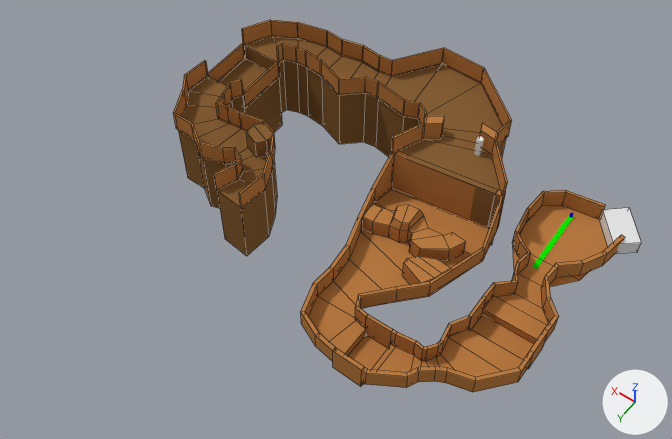
The Blender file Blender/LevelLayouts/level1Layout.blend as it was, and as the next commit left it.
Rendered twice from a 50 mm lens placed at (-48.0, 220.0, 278.0), pointed at (72.0, 51.0, 13.0). The axes (+X, +Y, +Z) are drawn at lower right. The lights are the same throughout. Mesh edges are drawn as thin lines on the coarser meshes.

The older version as bpy lines, for what is in view:
```python
ob_cube = bpy.data.objects.new('Cube', me_cube_001)
ob_cube.location = (-11.9, -11.7, 3.1)
ob_cube.rotation_euler = (0.0, 0.0, 0.699)  # degrees (0, 0, 40)
ob_cube.scale = (5.14, 8.17, 3.0)
ob_floorlayout = bpy.data.objects.new('floorLayout', me_plane_001)
ob_floorlayout.location = (0.0, 0.0, 0.0)
ob_floorlayout.scale = (15.0, 15.0, 1.0)
ob_floorlayout_001 = bpy.data.objects.new('floorLayout.001', me_plane_004)
ob_floorlayout_001.location = (0.0, 0.0, 0.0)
ob_floorlayout_001.scale = (15.0, 15.0, 1.0)
ob_floorlayout_002 = bpy.data.objects.new('floorLayout.002', me_plane_005)
ob_floorlayout_002.location = (0.0, 0.0, 0.0)
ob_floorlayout_002.scale = (15.0, 15.0, 1.0)
ob_wall3 = bpy.data.objects.new('wall3', me_cube_004)
ob_wall3.location = (46.5, 37.6, 4.0)
ob_wall3.scale = (1.0, 1.0, 4.0)
ob_walls1 = bpy.data.objects.new('walls1', me_plane_002)
ob_walls1.location = (0.0, 0.0, 0.0)
ob_walls1.scale = (15.0, 15.0, 1.0)
ob_walls2 = bpy.data.objects.new('walls2', me_plane_003)
ob_walls2.location = (0.0, 0.0, 0.0)
ob_walls2.scale = (15.0, 15.0, 1.0)
# also in view: 'FinalConsoleHavingLedge' at (111.0, 44.0, 24.0)
```
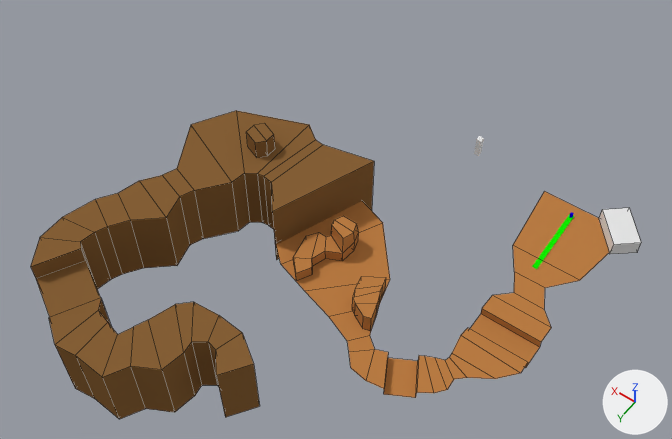
Commit message: updates to level1layout

Changed parts and their boxes [x1, y1, x2, y2] in the pictures (672 x 439 px; the box of a moved part takes in the faces that stretch with it):
'floorLayout', reshaped (34% wider, 11% shorter)
    before: [178, 36, 608, 385]
    after: [31, 110, 609, 419]
'walls1', deleted
    before: [301, 151, 625, 392]
'floorLayout.001', deleted
    before: [173, 20, 512, 197]
'wall3', reshaped, moved, turned
    before: [362, 204, 466, 285]
    after: [293, 216, 386, 331]
'walls2', deleted
    before: [355, 190, 605, 361]
'floorLayout.002', deleted
    before: [216, 43, 444, 209]
part 1 of me_cube_004, rebuilt (36% narrower, 14% taller)
    before: [362, 204, 466, 261]
    after: [293, 216, 359, 281]
part 2 of me_cube_004, added (orange)
    after: [352, 277, 386, 331]
part 3 of me_cube_004, deleted (orange)
    before: [402, 256, 450, 285]
part 4 of me_plane_001, moved or reshaped
    before: [178, 36, 506, 256]
    after: [31, 110, 374, 419]
part 5 of me_plane_001, moved or reshaped
    before: [309, 189, 523, 385]
    after: [276, 201, 528, 398]

Edits to the bpy script that builds the scene:
```text
Change me_cube_004:
    used by ob_wall3; location = (46.5, 37.6, 4.0); scale = (1.0, 1.0, 4.0)
    remove me_cube_004.from_pydata(...)  # 58 vertices, 54 faces; spans x -17.9..21.5, y -10.2..16.3, z -1.0..1.9
    add me_cube_004.from_pydata(...)  # 54 vertices, 50 faces; spans x -3.6..24.7, y -11.0..32.9, z -1.0..1.9
    me_cube_004 part 1: the loose piece of 42 vertices spanning x -15.9..21.5, y -10.2..3.6, z -0.9..1.9 is rebuilt with 34 vertices and now spans x -2.8..24.7, y -11.0..4.0, z -0.9..1.9
    me_cube_004 part 2: a new loose piece of 20 vertices spanning x -3.6..10.6, y 15.3..32.9, z -1.0..1.0, in mat_firstheight (orange #bb7d44)
    me_cube_004 part 3: the loose piece of 16 vertices spanning x -17.9..-2.9, y 3.9..16.3, z -1.0..1.0 is deleted
Change me_plane_001:
    used by ob_floorlayout; location = (0.0, 0.0, 0.0); scale = (15.0, 15.0, 1.0)
    remove me_plane_001.from_pydata(...)  # 162 vertices, 132 faces; spans x -1.0..10.2, y -2.3..6.2, z -16.4..20.2
    add me_plane_001.from_pydata(...)  # 160 vertices, 131 faces; spans x -1.0..9.9, y -1.0..9.9, z -16.4..20.2
    me_plane_001 part 4: the loose piece of 108 vertices spanning x 1.8..10.2, y -2.3..4.7, z -16.4..20.2 is turned 61.8 degrees about the z axis through its middle, then moved by (0.6, 4.4, 0.0)
    me_plane_001 part 5
    35 vertices are removed from x -0.7..4.8, y 0.9..6.2, z -3.5..0.4
    18 faces are deleted
    33 vertices are added at x -0.7..6.0, y 1.9..6.2, z -3.5..0.3
    17 new faces join them, mat_firstheight (orange #bb7d44)
Remove ob_floorlayout_002:
    ob_floorlayout_002 = bpy.data.objects.new('floorLayout.002', me_plane_005)
    ob_floorlayout_002.location = (0.0, 0.0, 0.0)
    ob_floorlayout_002.scale = (15.0, 15.0, 1.0)
Remove ob_floorlayout_001:
    ob_floorlayout_001 = bpy.data.objects.new('floorLayout.001', me_plane_004)
    ob_floorlayout_001.location = (0.0, 0.0, 0.0)
    ob_floorlayout_001.scale = (15.0, 15.0, 1.0)
Change ob_wall3:
    ob_wall3.location: (46.5, 37.6, 4.0) -> (63.1, 51.6, 4.0)
    ob_wall3.rotation_euler: (0.0, 0.0, 0.0) -> (0.0, 0.0, 0.991)  # degrees (0, 0, 0) -> degrees (0, 0, 57)
Remove ob_walls2:
    ob_walls2 = bpy.data.objects.new('walls2', me_plane_003)
    ob_walls2.location = (0.0, 0.0, 0.0)
    ob_walls2.scale = (15.0, 15.0, 1.0)
Remove ob_walls1:
    ob_walls1 = bpy.data.objects.new('walls1', me_plane_002)
    ob_walls1.location = (0.0, 0.0, 0.0)
    ob_walls1.scale = (15.0, 15.0, 1.0)
```
